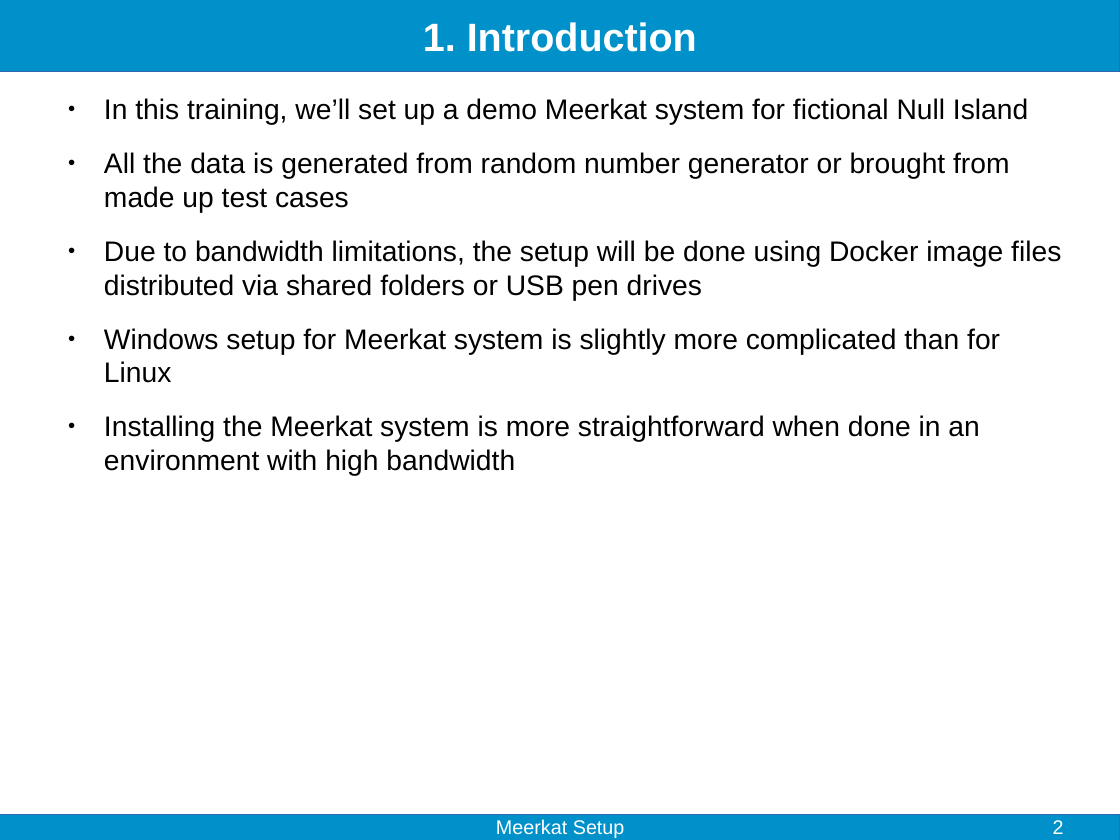
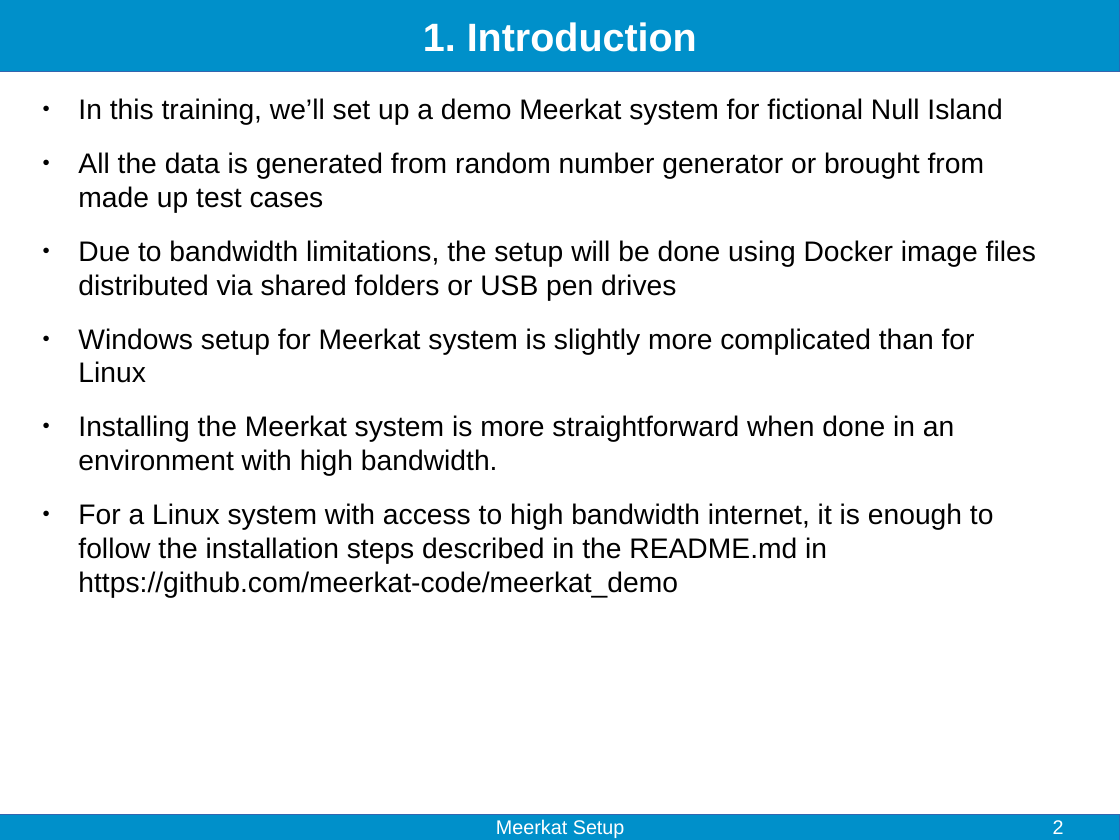
Before and after one commit to fjelltopp/training, a slide deck: slide 2 of meerkat_setup/Meerkat setup.odp. Drawn at 1120x840 pixels with LibreOffice and Linux fonts; fonts in the diff are those of the drawing. Boxes give left, top, right and bottom in pixels: in the first picture for what was removed or moved away, otherwise in the second. Text is boxed around its words. In the diff, an @@ line names an element or a change of style, - is before the commit and + after.

Commit message:
Final fixes to setup guide

```diff
--- a/meerkat_setup/Meerkat setup.odp
+++ b/meerkat_setup/Meerkat setup.odp
@@ text "In this training, we’ll set ...": place and size @@
-text "In this training, we’ll set ..." at (104, 98, 1061, 476)
+text "In this training, we’ll set ..." at (78, 98, 1036, 598)
@@ text at (78, 415, 994, 598): text changed @@
-● Installing the Meerkat system is more straightforward when done in an environment with high bandwidth
+● Installing the Meerkat system is more straightforward when done in an environment with high bandwidth.
+● For a Linux system with access to high bandwidth internet, it is enough to follow the installation steps described in the README.md in https://github.com/meerkat-code/meerkat_demo
```
Also in this commit, not shown: 1 other slide changed.
